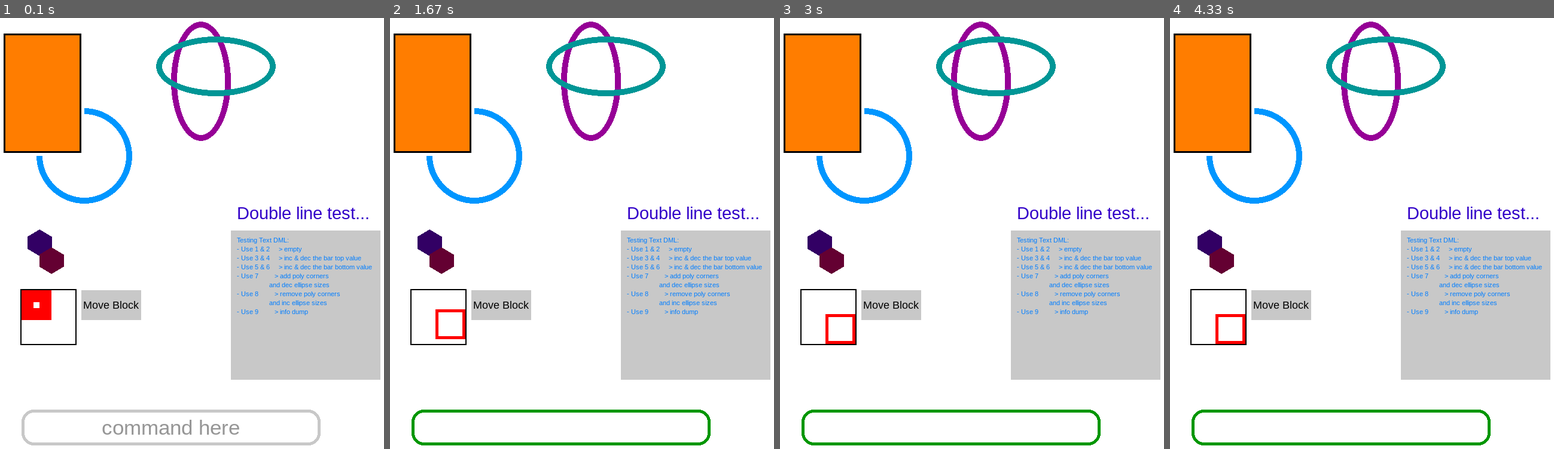
Above: before the commit, frames 1-4 (left to right).
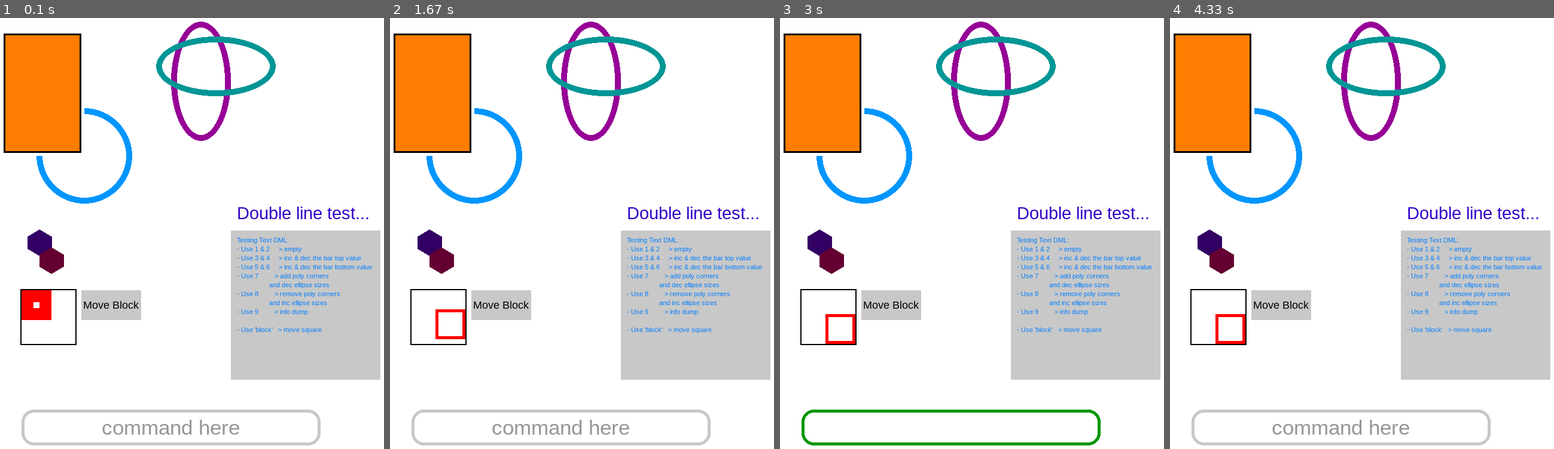
Above: after the commit, the same moments.

Repository: reimerrigtering/PygameUIExtension
Game: pygame game, started from testing.py
Same seed, same stepped clock (60 frames per second), same inputs: the game is played once before the commit and once after it.
Inputs (mouse positions are in pixels of both pictures, inside the frame that each line leads up to):
- Up to frame 1 (0.1 s): no input
- Up to frame 2 (1.67 s): click "Move Block" at 0.38 s; click "command here" at 0.72 s; click (474, 160) at 1.05 s; click "Move Block" at 1.38 s
- Up to frame 3 (3 s): click (952, 427) at 2.82 s, where only the run after the commit has a clickable "command here"
- Up to frame 4 (4.33 s): click (1335, 130) at 3.15 s

The runs differ from the first frame. In frame 1, 0.1% of the frame differs, in the area x 61-84%, y 71-74%; in frame 2, 1.7%, in the area x 5-84%, y 71-100%; in frame 3, 0.1%; in frame 4, 1.7%.

Commit message:
Added ofclicking to deselect to InputField

Diff:
--- a/testing.py
+++ b/testing.py
@@ -26,7 +26,9 @@
                   and dec ellipse sizes
 - Use 8         > remove poly corners
                   and inc ellipse sizes
-- Use 9         > info dump""",
+- Use 9         > info dump
+
+- Use 'block'   > move square""",
     400, 400, (0, 125, 255), alignment=Placement.TOP_LEFT, resize_max_width=250, resize_max_height=250,
     dynamic_multi_line=True, margin=20)
 text_surround_rect = Rect(400, 400, 250, 250, color=(200, 200, 200))
--- a/ui_classes.py
+++ b/ui_classes.py
@@ -679,7 +679,9 @@
         if self.input_rect.rect.collidepoint(event_pos):
             InputField.activate(self)
             return True
-        return False
+        else:
+            if InputField.active_input == self:
+                InputField.deactivate()
 
     @classmethod
     def check_all_collisions(cls):
